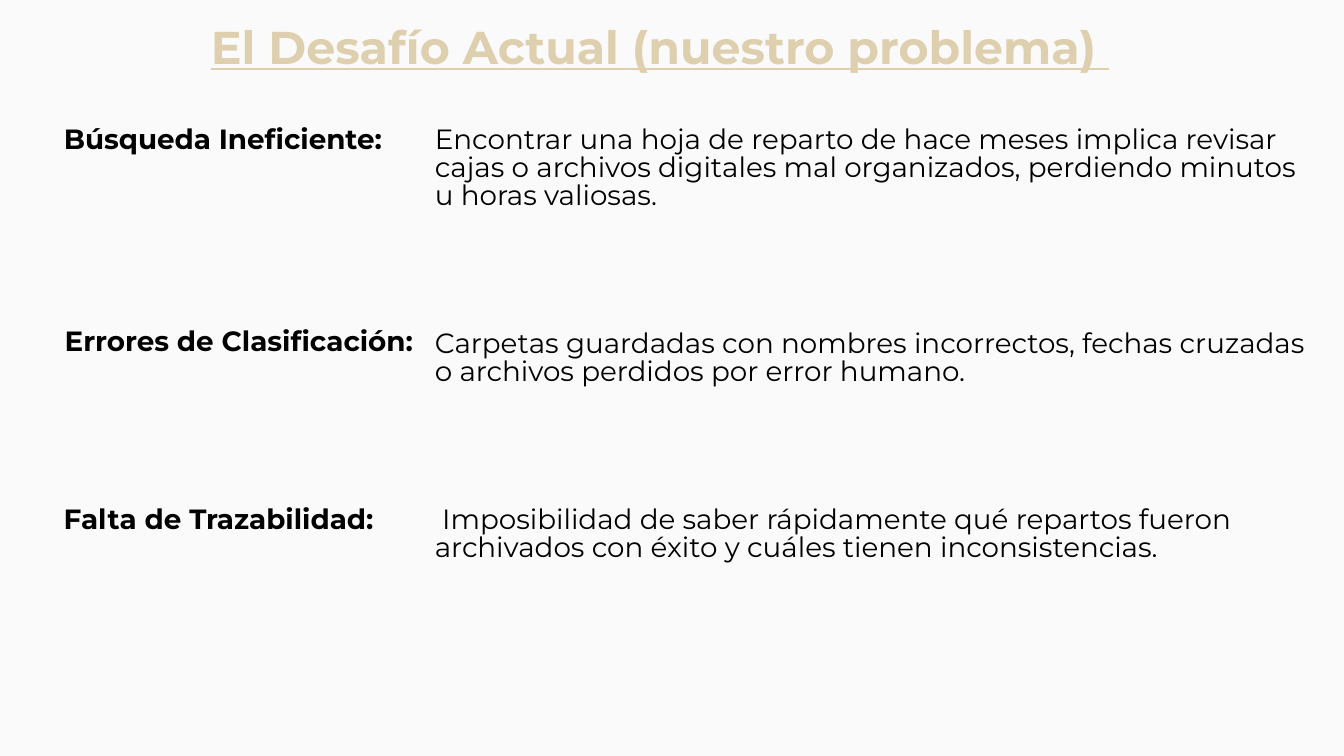
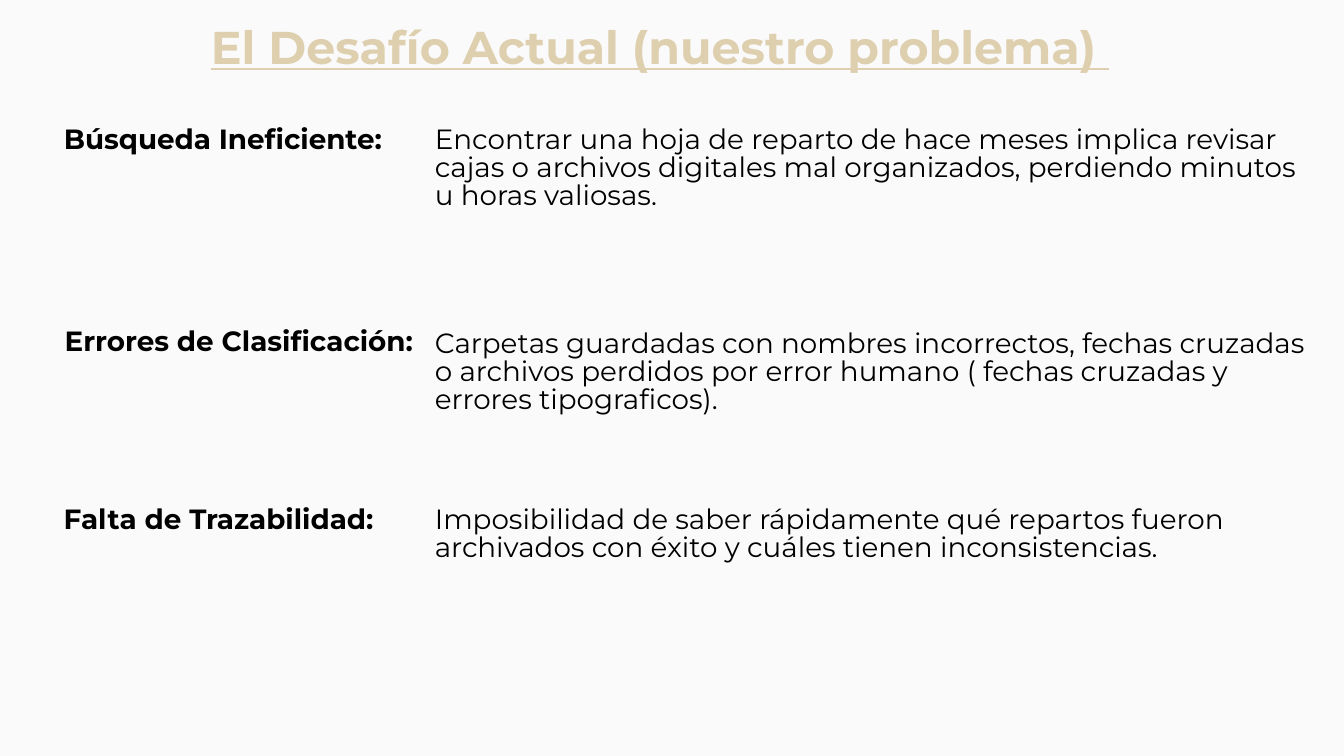
Before and after one commit to CordobaIsmael/Gestor_Archivos, a slide deck: slide 2 of Presentacion.pptx. Drawn at 1344x756 pixels with LibreOffice and Linux fonts; fonts in the diff are those of the drawing. Boxes give left, top, right and bottom in pixels: in the first picture for what was removed or moved away, otherwise in the second. Text is boxed around its words. In the diff, an @@ line names an element or a change of style, - is before the commit and + after.

```diff
--- a/Presentacion.pptx
+++ b/Presentacion.pptx
@@ text at (x1=435, y1=332, x2=1305, y2=415): text changed @@
-Carpetas guardadas con nombres incorrectos, fechas cruzadas o archivos perdidos por error humano.
+Carpetas guardadas con nombres incorrectos, fechas cruzadas o archivos perdidos por error humano ( fechas cruzadas y errores tipograficos).
@@ text "Imposibilidad de saber rápidamente qué ..." rewrapped from (x1=435, y1=508, x2=1231, y2=563) to (x1=435, y1=508, x2=1224, y2=563) @@
```
Also in this commit, not shown: 3 other slides changed, 7 other files.
